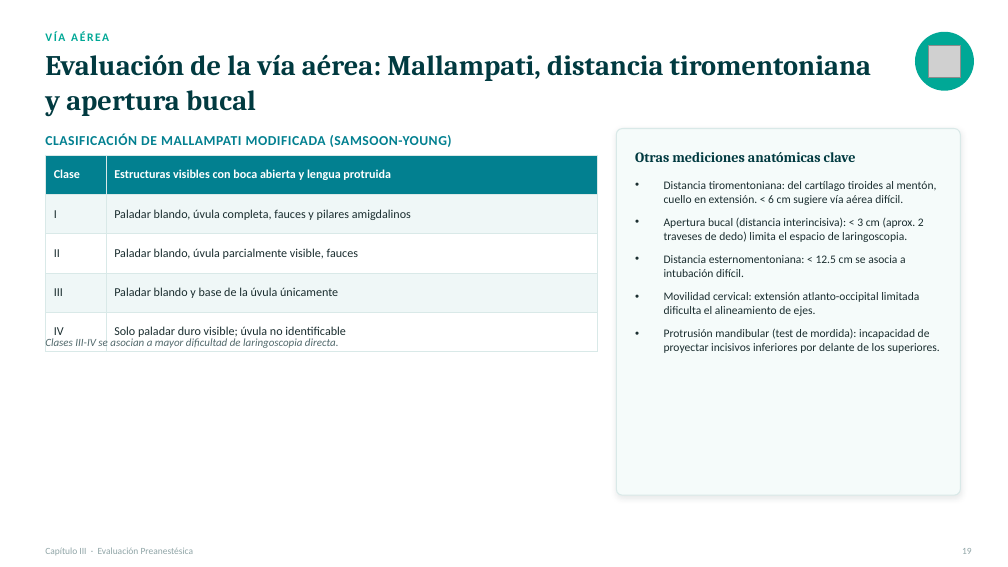
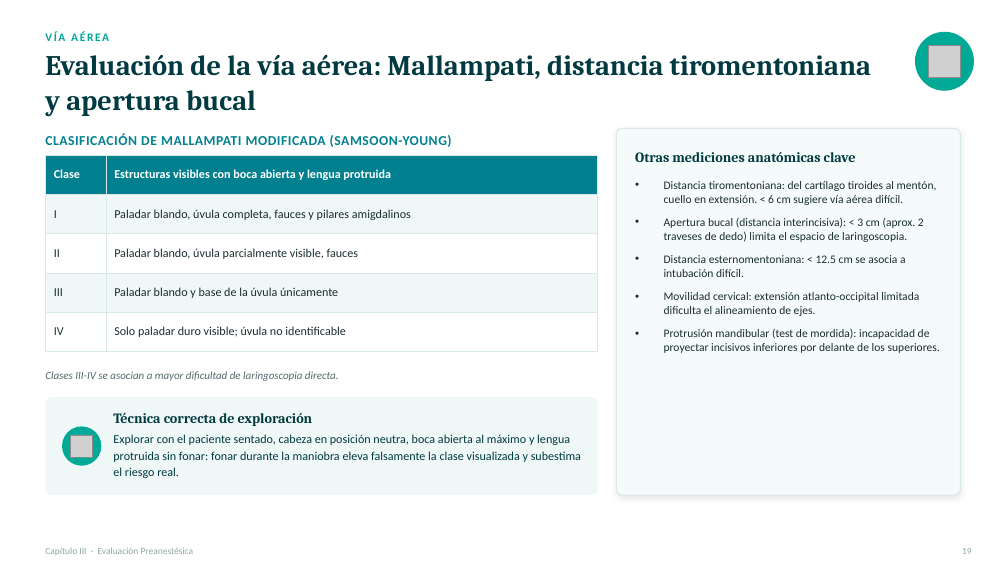
Before and after one commit to lestertavarezr/gpa-academy1, a slide deck: slide 20 of presentaciones/Capitulo_III_Evaluacion_Preanestesica.pptx. Drawn at 1008x567 pixels with LibreOffice and Linux fonts; fonts in the diff are those of the drawing; grey boxes stand for pictures. Boxes give left, top, right and bottom in pixels: in the first picture for what was removed or moved away, otherwise in the second. Text is boxed around its words. In the diff, an @@ line names an element or a change of style, - is before the commit and + after.

```diff
--- a/presentaciones/Capitulo_III_Evaluacion_Preanestesica.pptx
+++ b/presentaciones/Capitulo_III_Evaluacion_Preanestesica.pptx
@@ text "Clases III-IV se asocian a ...": place and size @@
-text "Clases III-IV se asocian a ..." at box(45, 338, 339, 348)
+text "Clases III-IV se asocian a ..." at box(45, 371, 339, 381)
@@ rounded rectangle added at box(45, 397, 597, 495), fill #EFF7F7 @@
@@ text added at box(113, 413, 313, 426), 13.5 pt, text #013A40, bold @@
+Técnica correcta de exploración
@@ ellipse added at box(62, 426, 101, 466), fill #00A896 @@
@@ picture added at box(70, 435, 92, 457) @@
@@ text added at box(113, 434, 581, 478), 11.5 pt, text #013A40 @@
+Explorar con el paciente sentado, cabeza en posición neutra, boca abierta al máximo y lengua protruida sin fonar: fonar durante la maniobra eleva falsamente la clase visualizada y subestima el riesgo real.
```
Also in this commit, not shown: 14 other slides changed.
